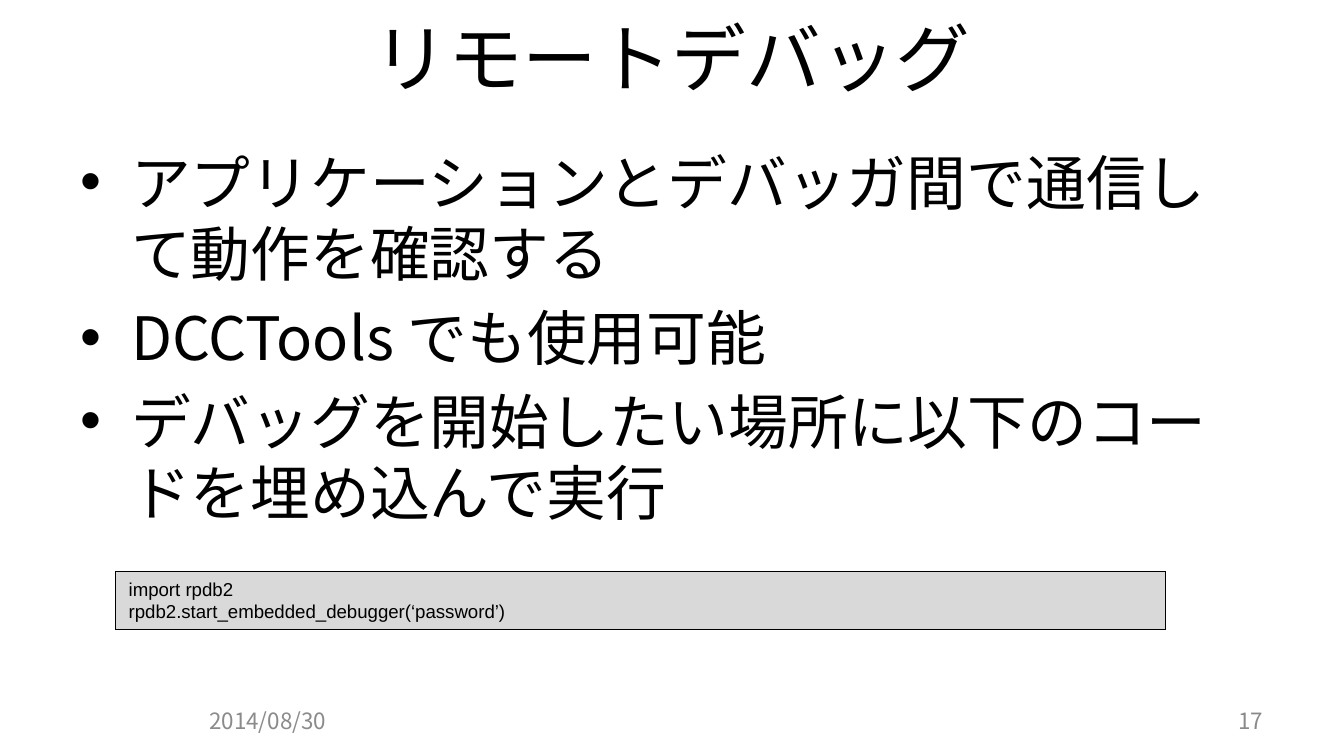
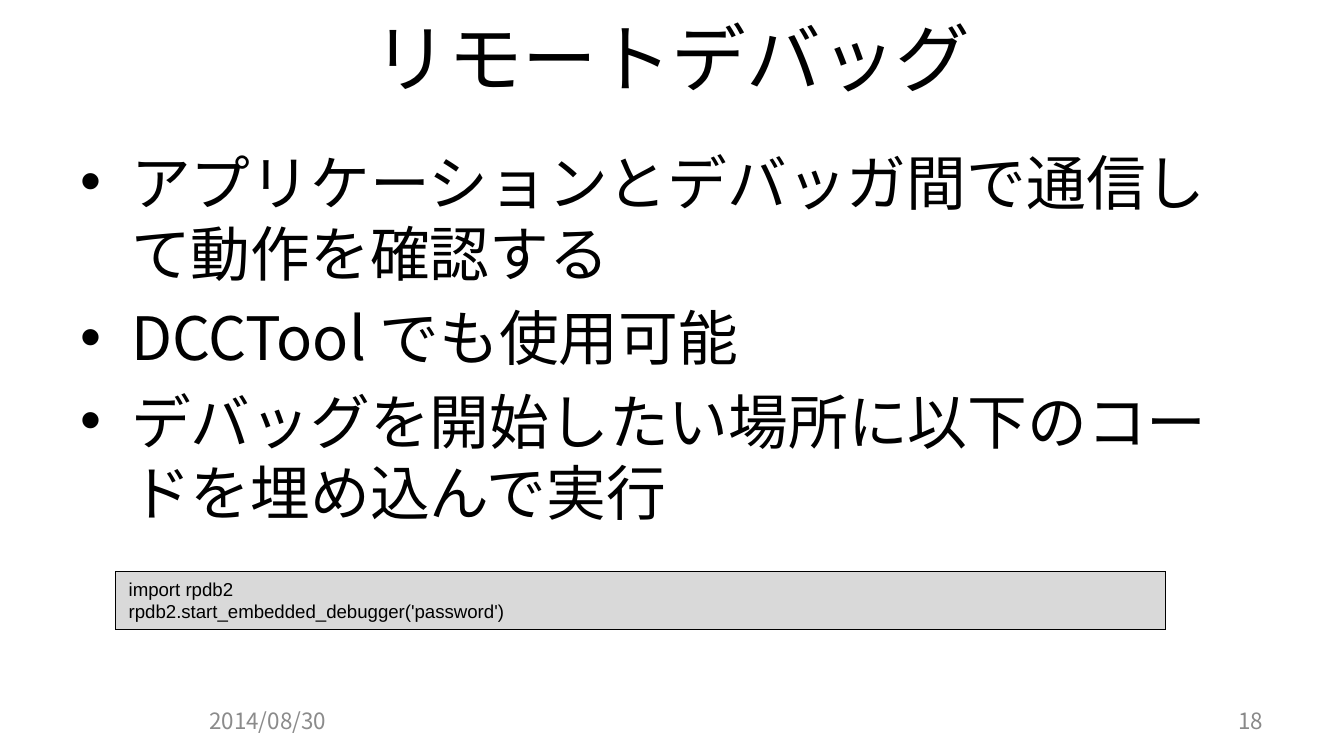
Before and after one commit to JCGS/CEDEC2014, a slide deck: slide 18 of chiyama/2014cedec_chiyama.pptx (slide 17 before the commit). Drawn at 1344x756 pixels with LibreOffice and Linux fonts; fonts in the diff are those of the drawing; background and template pictures are left out. Boxes give left, top, right and bottom in pixels: in the first picture for what was removed or moved away, otherwise in the second. Text is boxed around its words. In the diff, an @@ line names an element or a change of style, - is before the commit and + after.

```diff
--- a/chiyama/2014cedec_chiyama.pptx
+++ b/chiyama/2014cedec_chiyama.pptx
@@ text at <box>131,310,738,365</box>: text changed @@
-• DCCTools でも使用可能
+• DCCTool でも使用可能
@@ text in rectangle at <box>129,604,504,622</box>: text changed @@
-rpdb2.start_embedded_debugger(‘password’)
+rpdb2.start_embedded_debugger('password')
@@ page number at <box>1238,712,1263,729</box>: text changed @@
-17
+18
```
Also in this commit, not shown: 16 other slides changed, 3 slides added, 3 other files.
